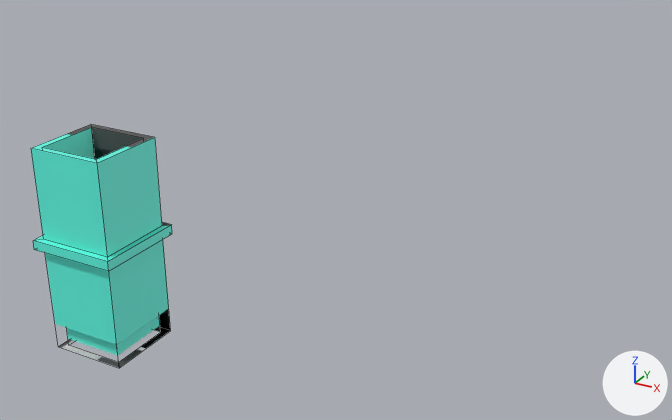
What one commit did to the FBX model Pipes/Straight Pipe Model.fbx.
Both versions are drawn from a 50 mm camera at (0.231, -0.237, 0.154) aimed at (0.094, 0.011, 0.03). The axes (+X, +Y, +Z) are drawn at lower right. The lights are the same throughout. Mesh edges are drawn as thin lines.

The first picture shows 'Main_Straight_Pipe'.
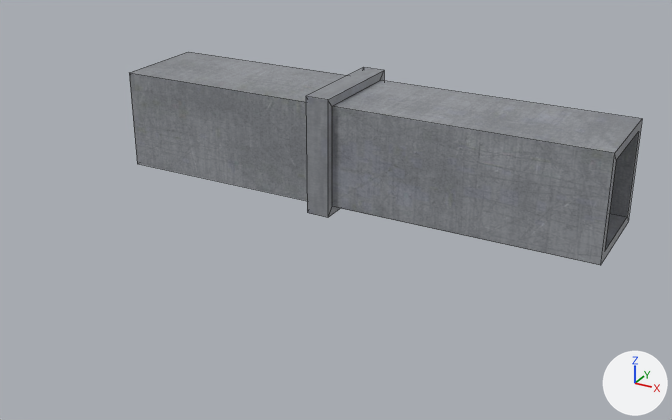
Boxes [x1, y1, x2, y2] around the edits, measured in the pictures (672 x 420 px):
'Main_Straight_Pipe', recoloured, surface changed, moved, turned, rescaled: before [31, 124, 172, 368]; after [129, 52, 642, 265]

The edits, one by one:
Picture 'Straight Pipe Texture.jpg' (img_straight_pipe_texture_jpg) is new.
Material 'lambert51' (mat_lambert51) is new.
Its texture is img_straight_pipe_texture_jpg.
me_mesh has 32 vertices, 28 faces and spans x -1.8..1.8, y -4.12..4.12, z -1.8..1.8.
me_mesh is used by ob_main_straight_pipe; parent ob_pipes; location (0.0, 0.0, 0.0).
me_mesh no longer uses material mat_lambert1 (picture img_toaster_texture_png).
me_mesh part 1: texture (UV) coordinates of 28 of 28 faces, centred in x -1.8..1.8, y -4.12..4.12, z -1.8..1.8, changed; they spanned u 0.12..0.88, v 0.0..1.0 and now span u 0.0..0.99, v 0.0..0.96.
me_mesh now uses material mat_lambert51 (picture img_straight_pipe_texture_jpg).
Object 'Main_Straight_Pipe' (ob_main_straight_pipe) moves from (0.0, 0.0, 0.0) to (11.01, 5.974, 0.0).
Object 'Main_Straight_Pipe' (ob_main_straight_pipe) turns from (0, 0, 0) to (0, 0, 90) degrees about x, y and z.
Object 'Main_Straight_Pipe' (ob_main_straight_pipe) is rescaled from (1.0, 1.0, 1.0) to (1.0, 1.86, 1.0).
